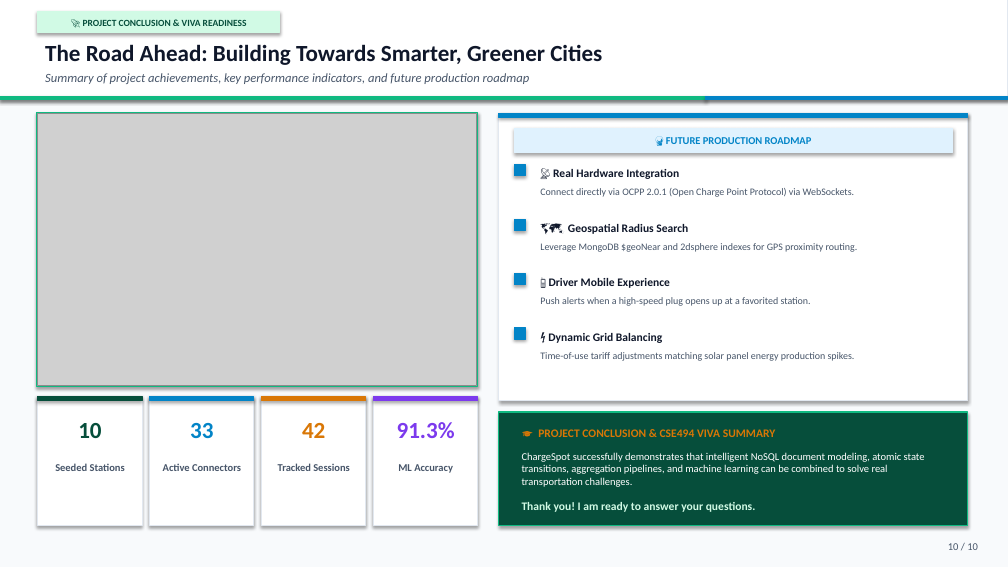
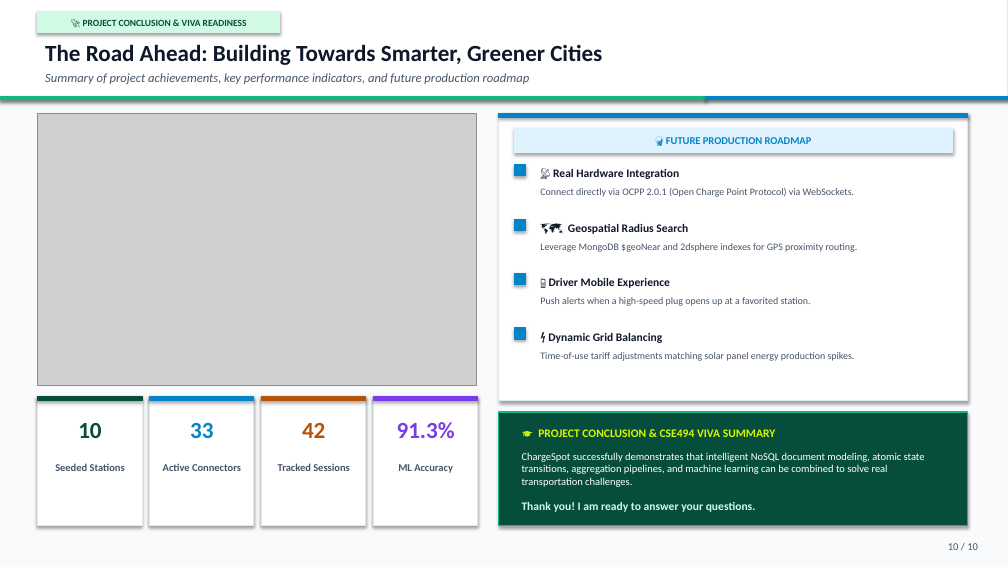
Before and after one commit to Rithvikteja123/chargespot, a slide deck: slide 10 of docs/ChargeSpot_Presentation.pptx. Drawn at 1008x567 pixels with LibreOffice and Linux fonts; fonts in the diff are those of the drawing; grey boxes stand for pictures. Boxes give left, top, right and bottom in pixels: in the first picture for what was removed or moved away, otherwise in the second. Text is boxed around its words. In the diff, an @@ line names an element or a change of style, - is before the commit and + after.

```diff
--- a/docs/ChargeSpot_Presentation.pptx
+++ b/docs/ChargeSpot_Presentation.pptx
@@ rectangle removed at (x1=37, y1=113, x2=478, y2=387) @@
@@ text "42" at (x1=302, y1=423, x2=325, y2=438): text colour #D97706 to #B45309 @@
@@ rectangle at (x1=262, y1=397, x2=366, y2=401): fill #D97706 to #B45309; outline #D97706 1 pt to #B45309 1 pt @@
@@ text "🎓 PROJECT CONCLUSION & CSE494 ..." at (x1=538, y1=429, x2=776, y2=437): text colour #D97706 to #D9F706 @@
```
Also in this commit, not shown: 9 other slides changed, 3 other files.
